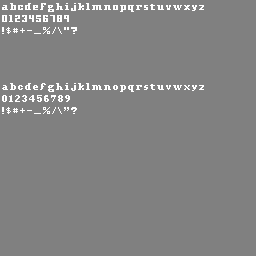
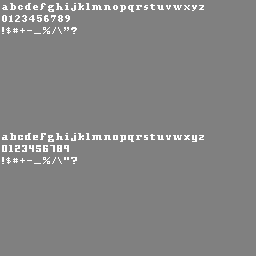
Layer changes from the first 256 x 256 image to the second:
painted on "Layer 1" over [2, 3, 204, 164]
